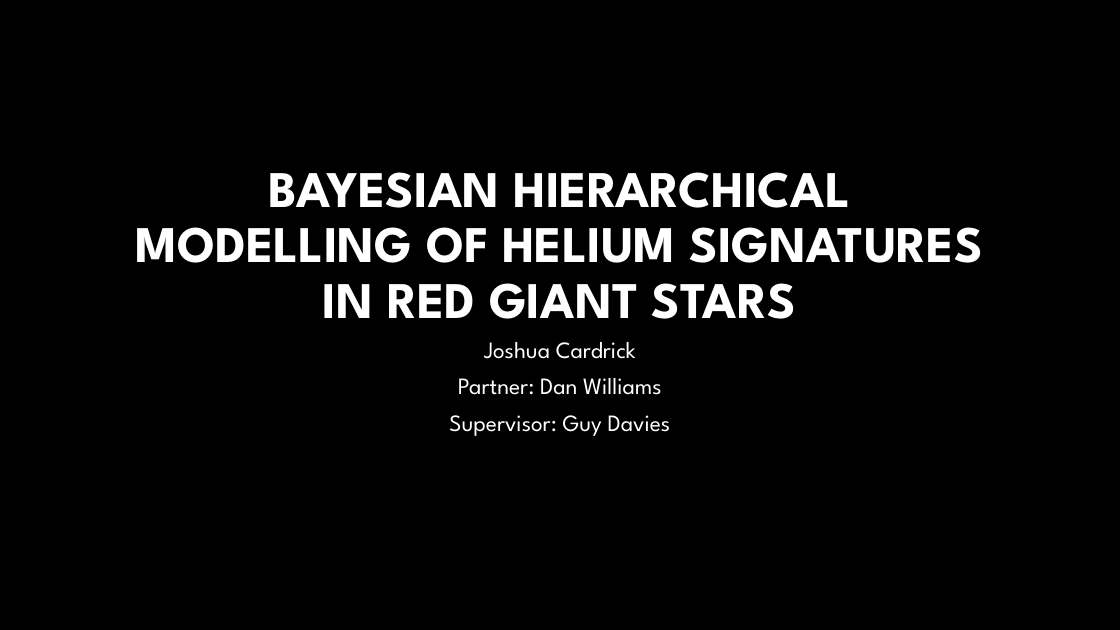
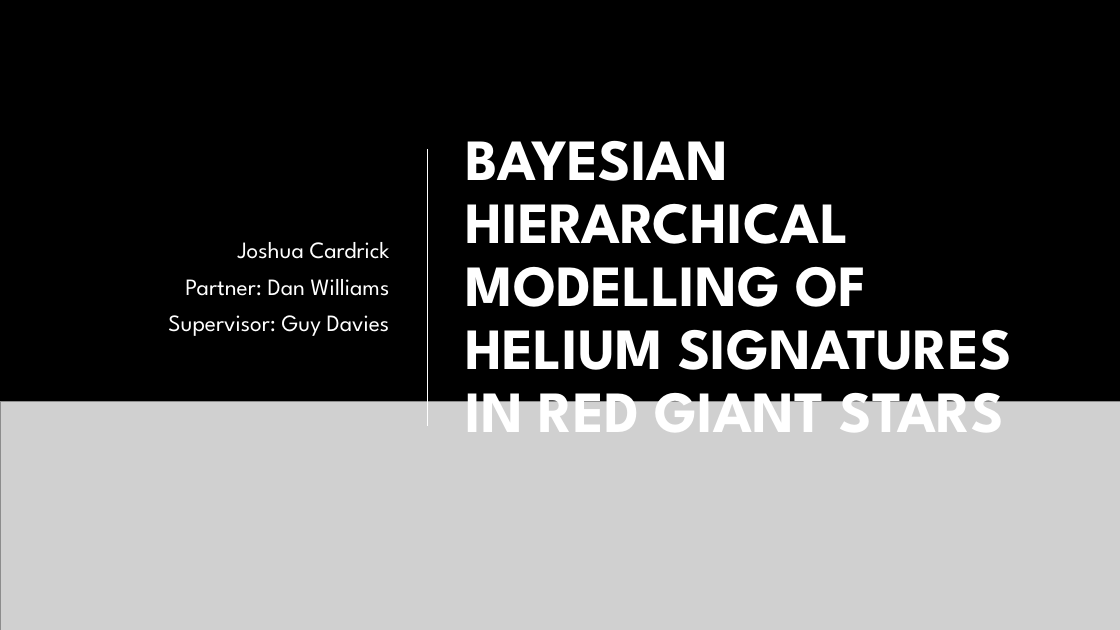
Before and after one commit to daw538/y4project, a slide deck: slide 1 of JoshFiles/Seminar.pptx. Drawn at 1120x630 pixels with LibreOffice and Linux fonts; fonts in the diff are those of the drawing; grey boxes stand for pictures; background and template pictures are left out. Boxes give left, top, right and bottom in pixels: in the first picture for what was removed or moved away, otherwise in the second. Text is boxed around its words. In the diff, an @@ line names an element or a change of style, - is before the commit and + after.

```diff
--- a/JoshFiles/Seminar.pptx
+++ b/JoshFiles/Seminar.pptx
@@ subtitle "Joshua Cardrick": place and size @@
-subtitle "Joshua Cardrick" at box(449, 342, 671, 436)
+subtitle "Joshua Cardrick" at box(168, 242, 390, 336)
@@ subtitle "Joshua Cardrick" at box(168, 242, 390, 336): alignment centre to right; vertical alignment top to middle @@
@@ title "BAYESIAN HIERARCHICAL MODELLING OF HELIUM ...": place and size @@
-title "BAYESIAN HIERARCHICAL MODELLING OF HELIUM ..." at box(136, 172, 983, 319)
+title "BAYESIAN HIERARCHICAL MODELLING OF HELIUM ..." at box(466, 140, 1012, 432)
@@ title "BAYESIAN HIERARCHICAL MODELLING OF HELIUM ..." at box(466, 140, 1012, 432): size 44 to 50 pt; alignment centre to left; vertical alignment bottom to middle @@
@@ line added from (428, 149) to (428, 426), #FFFFFF 1.25 pt @@
@@ picture added at box(0, 402, 1120, 630) @@
```
Also in this commit, not shown: 2 other slides changed, 7 slides added, 4 other files.
